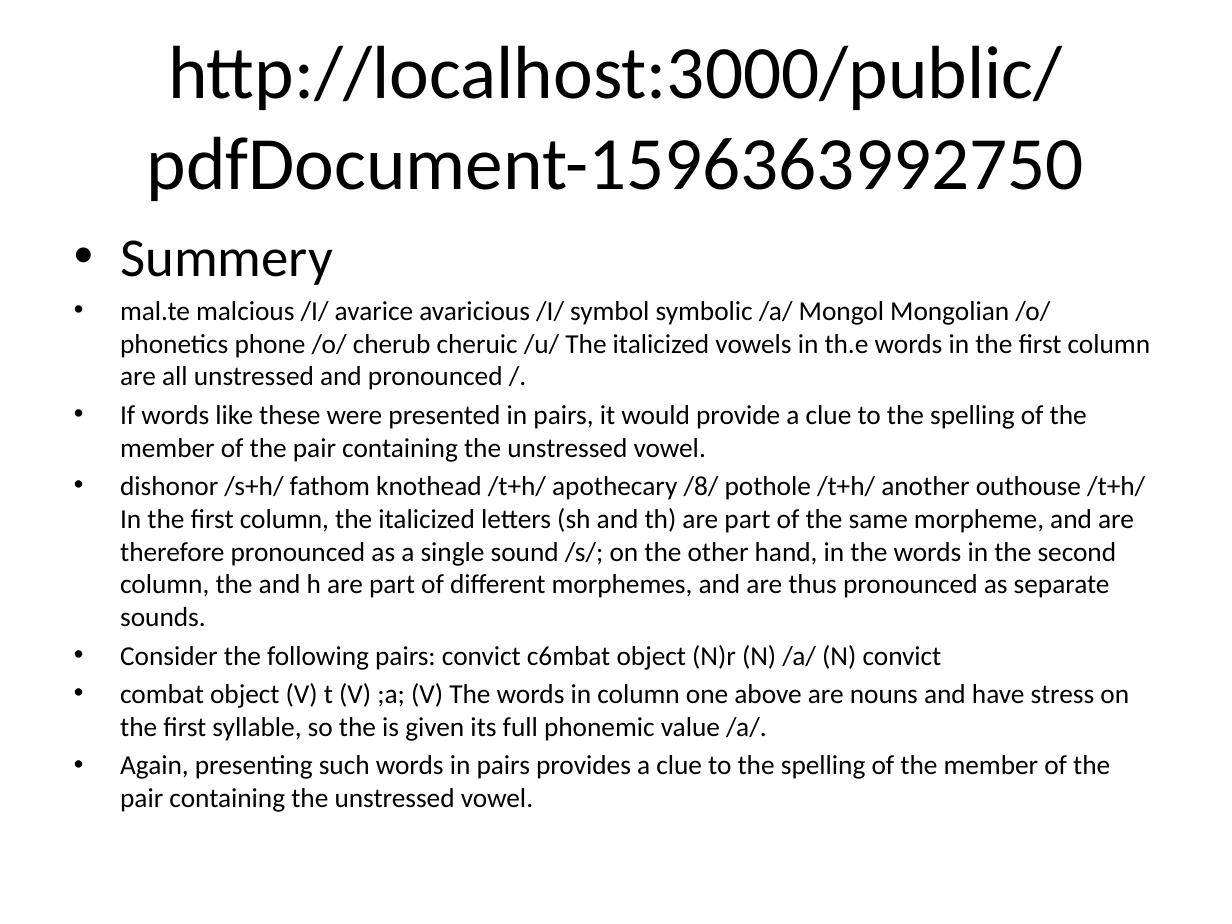
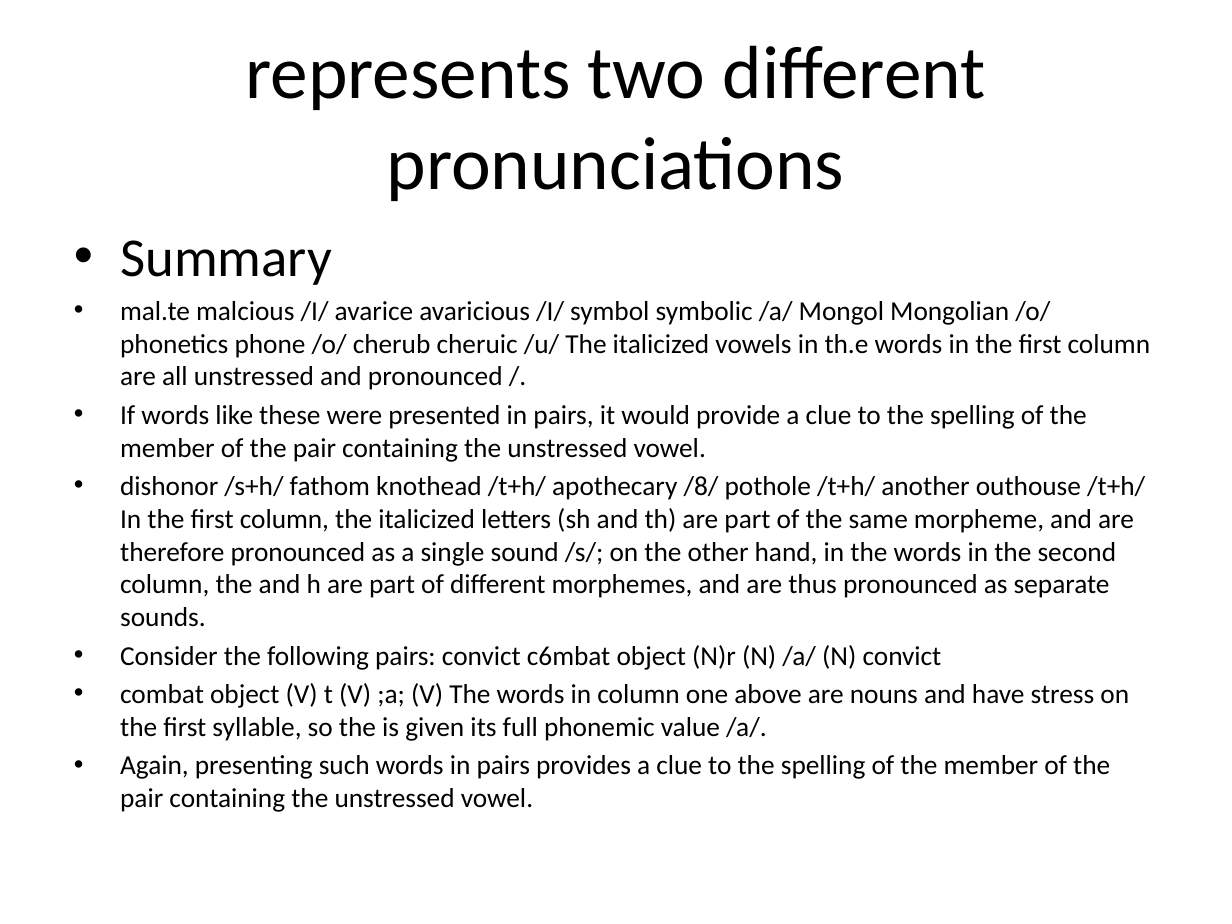
Before and after one commit to ManasaR08/SIH2020_MARS, a slide deck: slide 6 of Machine_Learning/summary.pptx. Drawn at 1232x924 pixels with LibreOffice and Linux fonts; fonts in the diff are those of the drawing. Boxes give left, top, right and bottom in pixels: in the first picture for what was removed or moved away, otherwise in the second. Text is boxed around its words. In the diff, an @@ line names an element or a change of style, - is before the commit and + after.

```diff
--- a/Machine_Learning/summary.pptx
+++ b/Machine_Learning/summary.pptx
@@ title at bbox=[245, 45, 986, 201]: text changed @@
-http://localhost:3000/public/pdfDocument-1596363992750
+represents two different pronunciations
@@ text at bbox=[120, 240, 332, 285]: text changed @@
-• Summery
+• Summary
```
Also in this commit, not shown: 9 other slides changed, 5 other files.
